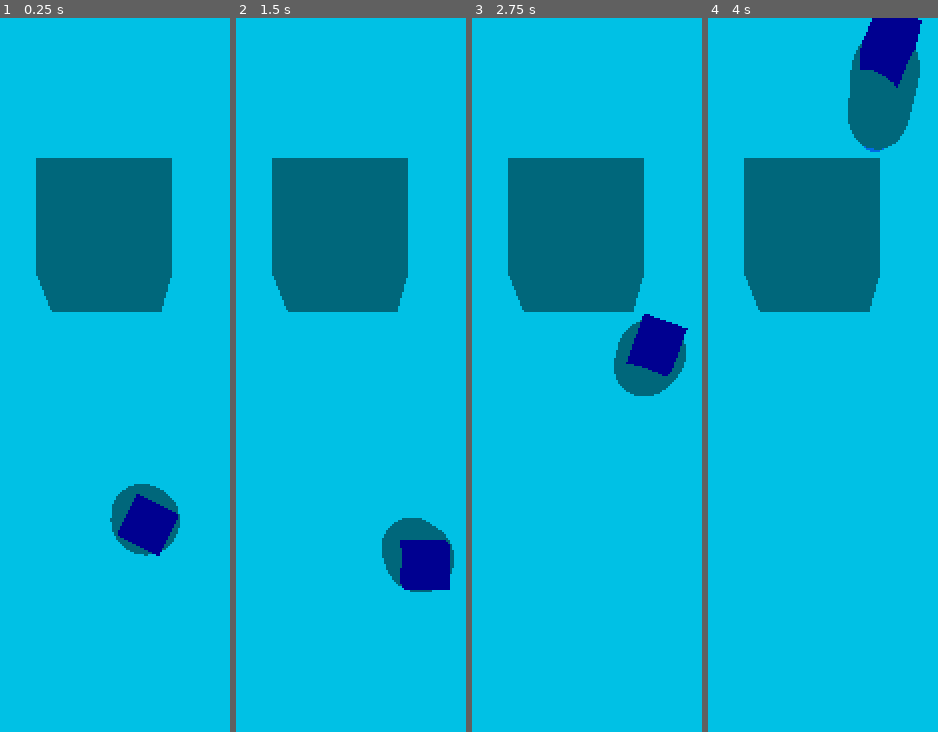
Above: before the commit, frames 1-4 (left to right).
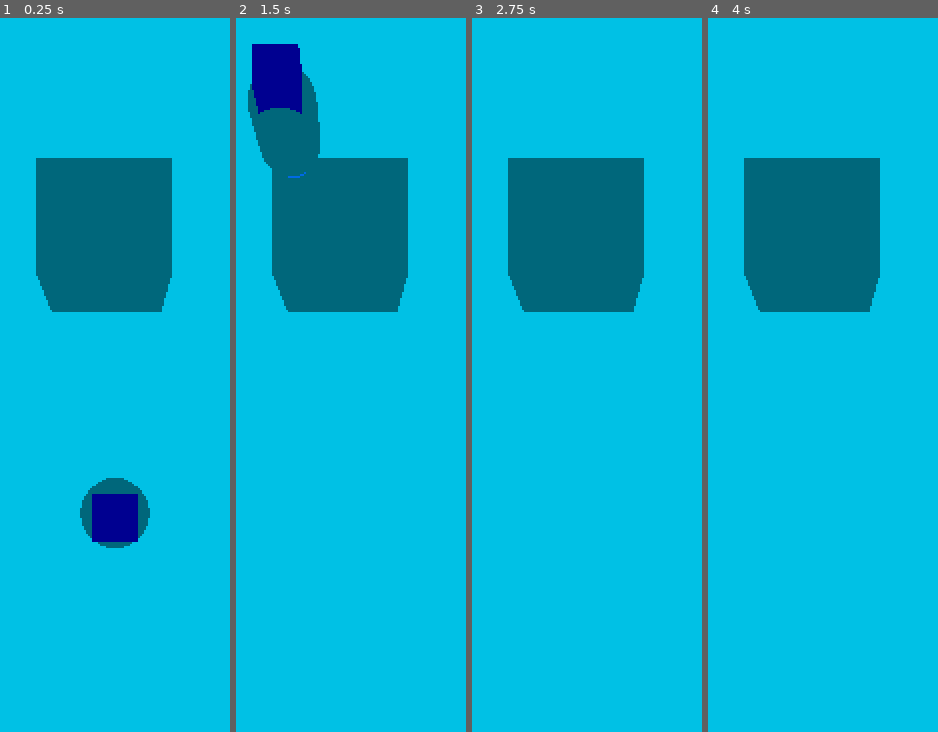
Above: after the commit, the same moments.

Repository: johnf008/Another_3d_Game
Game: Godot game, scene res://game.tscn
Two runs of this game, one before a commit and one after it. Both use one fixed random seed, a clock stepped at 60 frames per second and the inputs below.
Inputs:
- Up to frame 1 (0.25 s): no input
- Up to frame 2 (1.5 s): tap Enter at 0.5 s; hold Space (fly) 0.53-1.28 s; tap Space (fly) at 1.35 s
- Up to frame 3 (2.75 s): tap Space (fly) at 2 s; hold Space (fly) from 2.03 s (still down)
- Up to frame 4 (4 s): release Space (fly) at 2.78 s; tap Space (fly) at 2.85 s; tap Enter at 3.5 s; hold Space (fly) from 3.53 s (still down)

The runs differ from the first frame. In frame 1, 3.2% of the frame differs, in the area x 34-79%, y 64-76%; in frame 2, 6.8%, in the area x 5-95%, y 3-81%; in frame 3, 2.7%; in frame 4, 4.7%.

Commit message:
I think the problem is that i need to change the x axis instead of the z axis

Diff:
--- a/player/player.gd
+++ b/player/player.gd
@@ -1,37 +1,33 @@
 extends CharacterBody3D
 
-@export var _rotation_speed: float = TAU * 2
+@export var _rotation_speed: float = TAU *2
 
 var target_angle
 var flying_flag = false
 
-const UPWARD_ANGLE = 57.0
-const DOWNWARD_ANGLE = 118.0
+const UPWARD_ANGLE = 60.0
+const DOWNWARD_ANGLE = 120.0
 
 func _physics_process(delta: float) -> void:
 	const FLY_FALL_FACTOR = 5
 
 	velocity.y -= 20.0 * delta
 
-	if Input.is_action_just_pressed("fly"):
+	if Input.is_action_pressed("fly"):
 		velocity.y = 10.0
 		flying_flag = true
+		rotation_degrees.z = -90 #abs(lerp(rotation_degrees.z, 60.0, delta * _rotation_speed))
 	else:
 		flying_flag = false
+		#rotation_degrees.z = abs(lerp(rotation_degrees.z, 120.0, delta * _rotation_speed))
 
-	var target_angle = UPWARD_ANGLE if flying_flag else DOWNWARD_ANGLE
 
-	rotation_degrees.z = lerp(rotation_degrees.z, target_angle, delta * 1)
 
-	if abs(rotation_degrees.z - target_angle) < 0.5:
-		rotation_degrees.z = target_angle
+
+	#if abs(rotation_degrees.z - target_angle) < 0.5:
+		#rotation_degrees.z = target_angle
 
 	print(str(rotation_degrees.z))
 	print(str(flying_flag))
 
-
-
-
-
-
 	move_and_slide()
--- a/player/player.tscn
+++ b/player/player.tscn
@@ -22,20 +22,20 @@
 script = ExtResource("1_oul6g")
 
 [node name="MeshInstance3D" type="MeshInstance3D" parent="."]
-transform = Transform3D(1.91069e-15, 4.37114e-08, -1, 1, -4.37114e-08, 0, -4.37114e-08, -1, -4.37114e-08, 0, 0.994838, 0.005162)
+transform = Transform3D(1.05277e-15, 4.37114e-08, 1, 1, -1.49012e-08, -1.77636e-15, 1.49012e-08, 1, -4.37114e-08, 0, 0.992257, 0.002581)
 mesh = SubResource("CapsuleMesh_oul6g")
 skeleton = NodePath("../CollisionShape3D")
 
 [node name="MeshInstance3D2" type="MeshInstance3D" parent="."]
-transform = Transform3D(1.14641e-15, 2.62268e-08, -0.6, 0.6, -2.62268e-08, 0, -2.62268e-08, -0.6, -2.62268e-08, 0, 0.994838, 1.00516)
+transform = Transform3D(1.14641e-15, 2.62268e-08, -0.6, -1.77636e-15, 0.6, 2.62268e-08, 0.6, 1.77636e-15, 1.14641e-15, 0, 0.992257, 1.00258)
 mesh = SubResource("SphereMesh_oul6g")
 skeleton = NodePath("../CollisionShape3D")
 
 [node name="MeshInstance3D3" type="MeshInstance3D" parent="."]
-transform = Transform3D(1.14641e-15, 2.62268e-08, -0.6, 0.6, -2.62268e-08, 0, -2.62268e-08, -0.6, -2.62268e-08, 0, 0.994838, -0.994838)
+transform = Transform3D(1.14641e-15, 2.62268e-08, -0.6, -1.77636e-15, 0.6, 2.62268e-08, 0.6, 1.77636e-15, 1.14641e-15, 0, 0.992257, -0.997419)
 mesh = SubResource("BoxMesh_rkbax")
 skeleton = NodePath("../CollisionShape3D")
 
 [node name="CollisionShape3D" type="CollisionShape3D" parent="."]
-transform = Transform3D(-4.37114e-08, 4.37114e-08, -1, 1, -4.37114e-08, -4.37114e-08, -4.37114e-08, -1, -4.37114e-08, 0, 0.994838, -0.005162)
+transform = Transform3D(-4.37114e-08, 0, -1, -1, -4.37114e-08, 4.37114e-08, -4.37114e-08, 1, -1.64203e-15, 0, 1.00258, 0.002581)
 shape = SubResource("CapsuleShape3D_kqu6x")
